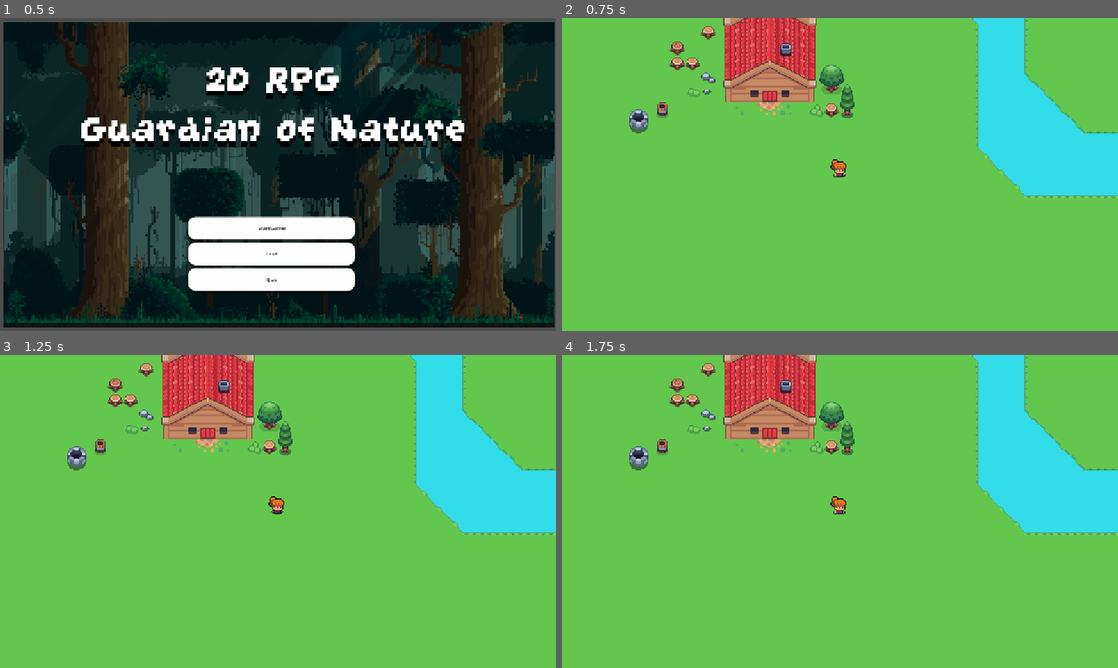
Above: before the commit, frames 1-4 (two rows, left to right).
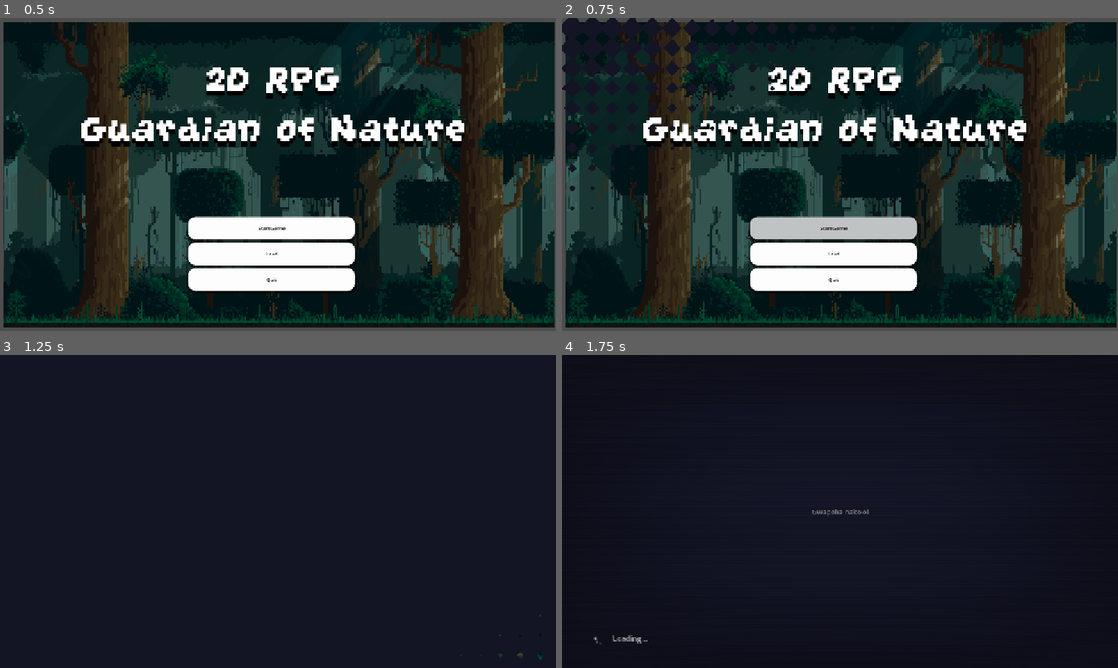
Above: after the commit, the same moments.

Repository: rockgem/Guardian-of-Nature
Game: Godot game, scene res://scenes/ui/main_menu.tscn
Two runs of this game, one before a commit and one after it. Both use one fixed random seed, a clock stepped at 60 frames per second and the inputs below.
Inputs (mouse positions are in pixels of both pictures, inside the frame that each line leads up to):
- Up to frame 1 (0.5 s): no input
- Up to frame 2 (0.75 s): click "Start Game" at 0.5 s
- Up to frame 3 (1.25 s): no input
- Up to frame 4 (1.75 s): click (834, 564) at 1.25 s, where only the run after the commit has a clickable "Start Game"

Frame 1 is identical in both runs. In frame 2, 100% of the frame differs, in the area x 0-100%, y 0-100%; in frame 3, 100%; in frame 4, 100%.

Commit message:
add ui assets, loading manager

Diff:
--- a/globals/ManagerGame.tscn
+++ b/globals/ManagerGame.tscn
@@ -1,12 +1,62 @@
-[gd_scene load_steps=4 format=3 uid="uid://bdltfhvol2qhi"]
+[gd_scene load_steps=10 format=3 uid="uid://bdltfhvol2qhi"]
 
 [ext_resource type="Script" uid="uid://cig2ljfbs04k" path="res://globals/manager_game.gd" id="1_c45a4"]
 [ext_resource type="Shader" uid="uid://df7jw4wsxqqu5" path="res://reso/Fader.gdshader" id="2_c6wat"]
+[ext_resource type="Shader" uid="uid://bw6mk53ggr2lw" path="res://reso/crt.gdshader" id="3_643rl"]
+[ext_resource type="Texture2D" uid="uid://bc318xurqeu6u" path="res://assets/ui/UI_ALL.png" id="4_p7eyk"]
 
 [sub_resource type="ShaderMaterial" id="ShaderMaterial_643rl"]
 shader = ExtResource("2_c6wat")
 shader_parameter/progress = 0.0
-shader_parameter/diamondPixelSize = 10.0
+shader_parameter/diamondPixelSize = 20.0
+
+[sub_resource type="Animation" id="Animation_p7eyk"]
+resource_name = "loading"
+loop_mode = 1
+step = 0.0625
+tracks/0/type = "value"
+tracks/0/imported = false
+tracks/0/enabled = true
+tracks/0/path = NodePath(".:frame")
+tracks/0/interp = 1
+tracks/0/loop_wrap = true
+tracks/0/keys = {
+"times": PackedFloat32Array(0, 0.0625, 0.125, 0.1875, 0.25, 0.3125, 0.375, 0.4375, 0.5, 0.5625, 0.625, 0.6875, 0.75, 0.8125, 0.875, 0.9375),
+"transitions": PackedFloat32Array(1, 1, 1, 1, 1, 1, 1, 1, 1, 1, 1, 1, 1, 1, 1, 1),
+"update": 1,
+"values": [0, 1, 2, 3, 4, 5, 6, 7, 8, 9, 10, 11, 12, 13, 14, 15]
+}
+
+[sub_resource type="Animation" id="Animation_032wa"]
+length = 0.001
+tracks/0/type = "value"
+tracks/0/imported = false
+tracks/0/enabled = true
+tracks/0/path = NodePath(".:frame")
+tracks/0/interp = 1
+tracks/0/loop_wrap = true
+tracks/0/keys = {
+"times": PackedFloat32Array(0),
+"transitions": PackedFloat32Array(1),
+"update": 1,
+"values": [0]
+}
+
+[sub_resource type="AnimationLibrary" id="AnimationLibrary_032wa"]
+_data = {
+&"RESET": SubResource("Animation_032wa"),
+&"loading": SubResource("Animation_p7eyk")
+}
+
+[sub_resource type="ShaderMaterial" id="ShaderMaterial_p7eyk"]
+shader = ExtResource("3_643rl")
+shader_parameter/resolution = Vector2(680, 280)
+shader_parameter/scan_line_amount = 0.5
+shader_parameter/warp_amount = 0.05
+shader_parameter/vignette_amount = 0.5
+shader_parameter/vignette_intensity = 0.3
+shader_parameter/grille_amount = 0.05
+shader_parameter/brightness_boost = 1.2
 
 [node name="ManagerGame" type="Node"]
 process_mode = 3
@@ -23,3 +73,69 @@
 grow_vertical = 2
 mouse_filter = 2
 color = Color(0.0734442, 0.0836402, 0.144354, 1)
+
+[node name="LoadingScreen" type="CanvasLayer" parent="."]
+visible = false
+
+[node name="ColorRect" type="ColorRect" parent="LoadingScreen"]
+anchors_preset = 15
+anchor_right = 1.0
+anchor_bottom = 1.0
+grow_horizontal = 2
+grow_vertical = 2
+mouse_filter = 2
+color = Color(0.0745098, 0.0823529, 0.145098, 1)
+
+[node name="Label" type="Label" parent="LoadingScreen"]
+anchors_preset = 2
+anchor_top = 1.0
+anchor_bottom = 1.0
+offset_left = 96.0
+offset_top = -69.0
+offset_right = 171.0
+offset_bottom = -46.0
+grow_vertical = 0
+text = "Loading..."
+
+[node name="Sprite2D" type="Sprite2D" parent="LoadingScreen/Label"]
+position = Vector2(-26, 12)
+scale = Vector2(1.75, 1.75)
+texture = ExtResource("4_p7eyk")
+hframes = 16
+region_enabled = true
+region_rect = Rect2(592, 528, 256, 16)
+
+[node name="AnimationPlayer" type="AnimationPlayer" parent="LoadingScreen/Label/Sprite2D"]
+libraries = {
+&"": SubResource("AnimationLibrary_032wa")
+}
+autoplay = "loading"
+
+[node name="Tip" type="Label" parent="LoadingScreen"]
+anchors_preset = 8
+anchor_left = 0.5
+anchor_top = 0.5
+anchor_right = 0.5
+anchor_bottom = 0.5
+offset_left = -277.0
+offset_top = -93.0
+offset_right = 277.0
+offset_bottom = 94.0
+grow_horizontal = 2
+grow_vertical = 2
+theme_override_colors/font_color = Color(0.479183, 0.479183, 0.479183, 1)
+theme_override_font_sizes/font_size = 14
+text = "Gwapoha nako oi"
+horizontal_alignment = 1
+vertical_alignment = 1
+
+[node name="ColorRect2" type="ColorRect" parent="LoadingScreen"]
+material = SubResource("ShaderMaterial_p7eyk")
+anchors_preset = 15
+anchor_right = 1.0
+anchor_bottom = 1.0
+grow_horizontal = 2
+grow_vertical = 2
+mouse_filter = 2
+color = Color(0.0745098, 0.0823529, 0.145098, 1)
+metadata/_edit_lock_ = true
--- a/globals/manager_game.gd
+++ b/globals/manager_game.gd
@@ -7,13 +7,35 @@
 
 var player_data = {}
 
+var fader_duration = 1.0
 
-var fader_duration = .5
 var scene_path_being_loaded = ''
+var mininum_load_time = 1.0
+var load_time_tick = 0.0
 
 
 func _ready() -> void:
 	player_data = get_data("res://reso/data/player_data.json")
+
+
+func _physics_process(delta: float) -> void:
+	if scene_path_being_loaded != '':
+		load_time_tick += delta
+
+		var e: ResourceLoader.ThreadLoadStatus = ResourceLoader.load_threaded_get_status(scene_path_being_loaded)
+
+		if e == ResourceLoader.ThreadLoadStatus.THREAD_LOAD_LOADED and load_time_tick > mininum_load_time:
+			get_tree().change_scene_to_packed(ResourceLoader.load_threaded_get(scene_path_being_loaded))
+
+			await get_tree().create_timer(1.0).timeout
+
+			scene_path_being_loaded = ''
+			$LoadingScreen.visible = false
+
+			scene_loaded.emit()
+			fade_out()
+		else:
+			$LoadingScreen.visible = true
 
 
 func get_data(path) -> Dictionary:
--- /dev/null
+++ b/reso/blur.gdshader
@@ -0,0 +1,12 @@
+shader_type canvas_item;
+
+uniform float blur_amount : hint_range(-2.0, 10.0);
+uniform float mix_amount : hint_range(0.0, 1.0);
+uniform vec4 color_over : source_color;
+uniform sampler2D st: hint_screen_texture, filter_linear_mipmap;
+
+void fragment() {
+	vec4 blurred = textureLod(st, SCREEN_UV, blur_amount);
+	vec4 fin = mix(blurred, color_over, mix_amount);
+	COLOR = fin;
+}
--- /dev/null
+++ b/reso/crt.gdshader
@@ -0,0 +1,36 @@
+shader_type canvas_item;
+
+uniform sampler2D SCREEN_TEXTURE : hint_screen_texture;
+uniform vec2 resolution = vec2(320.0, 180.0);
+
+uniform float scan_line_amount : hint_range(0.0, 1.0) = 0.5;
+uniform float warp_amount : hint_range(0.0, 1.0) = 0.05;
+uniform float vignette_amount : hint_range(0.0, 1.0) = 0.5;
+uniform float vignette_intensity : hint_range(0.0, 1.0) = 0.3;
+uniform float grille_amount : hint_range(0.0, 1.0) = 0.05;
+uniform float brightness_boost : hint_range(1.0, 2.0) = 1.2;
+
+void fragment() {
+    vec2 uv = SCREEN_UV;
+
+    vec2 delta = uv - 0.5;
+    float warp_factor = dot(delta, delta) * warp_amount;
+    uv += delta * warp_factor;
+
+    float scanline = sin(uv.y * resolution.y * PI) * 0.5 + 0.5;
+    scanline = mix(1.0, scanline, scan_line_amount * 0.5); // Réduit l'impact
+
+    float grille = mod(uv.x * resolution.x, 3.0) < 1.5 ? 0.95 : 1.05;
+    grille = mix(1.0, grille, grille_amount * 0.5);
+
+    vec3 color = texture(SCREEN_TEXTURE, uv).rgb * scanline * grille;
+
+    vec2 v_uv = uv * (1.0 - uv.xy);
+    float vignette = v_uv.x * v_uv.y * 15.0;
+    vignette = mix(1.0, vignette, vignette_amount * 0.7);
+
+    color *= vignette * brightness_boost;
+
+    COLOR.rgb = color;
+    COLOR.a = 1.0;
+}
--- a/scripts/ui/main_menu.gd
+++ b/scripts/ui/main_menu.gd
@@ -5,7 +5,7 @@
 # Called when the "Start" button is pressed.
 # Transitions the player to the Playground scene, where the forest restoration begins!
 func _on_start_pressed() -> void:
-	get_tree().change_scene_to_file("res://scenes/environment/Playground.tscn")
+	ManagerGame.load_scene("res://scenes/environment/Playground.tscn")
 
 # Called when the "Save" button is pressed.
 # Currently a placeholder—add code here later to save the Guardian’s progress in the wild!
Binary file added: assets/ui/UI_ALL.png
Not shown, added: assets/ui/UI_ALL.png.import
Not shown, added: reso/blur.gdshader.uid
Not shown, added: reso/crt.gdshader.uid
